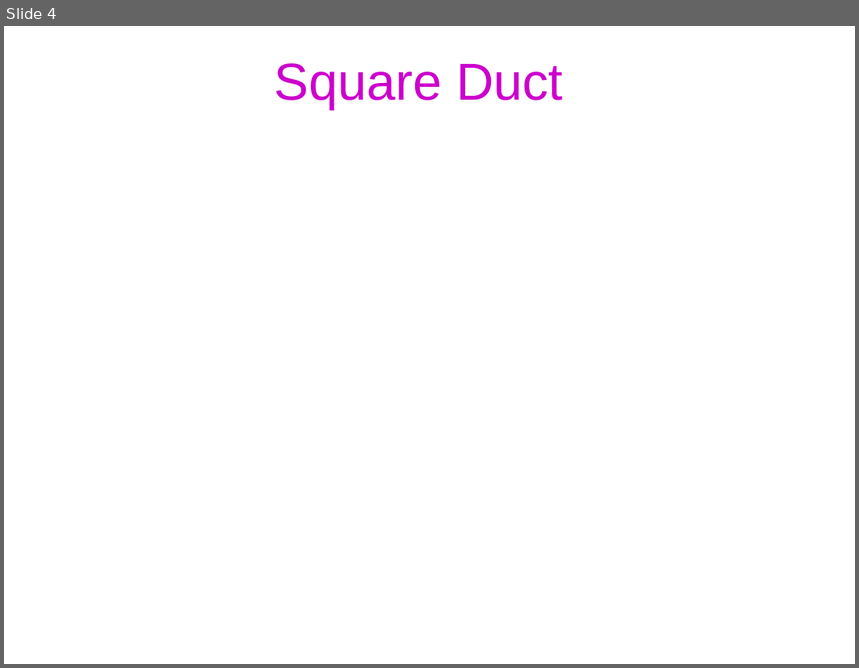
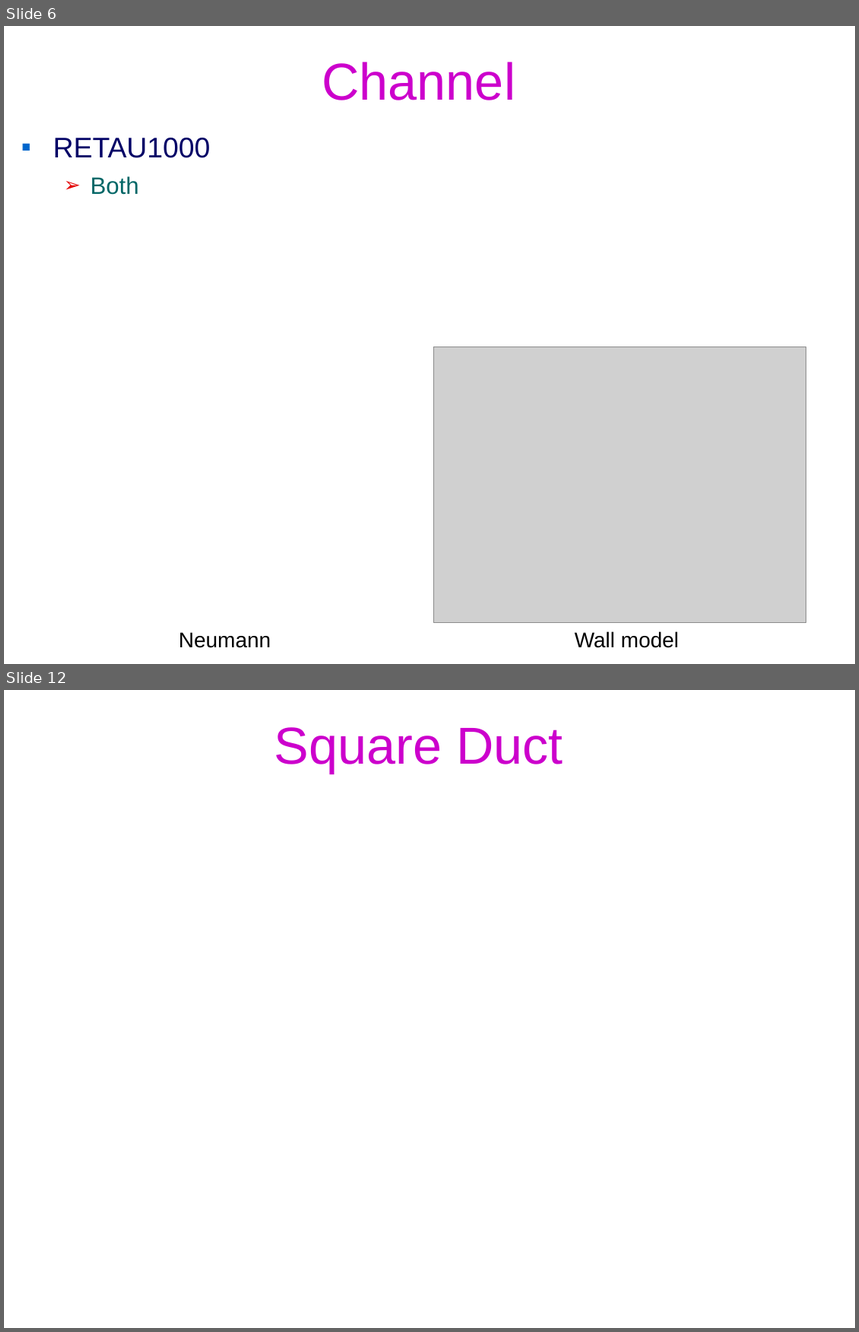
Before and after one commit to federicoVerolini/CaLES, a slide deck: docs/vv.pptx. Shown one above the other, each under a label of ours: slide 4 before the commit, slides 6 and 12 after it; the slides between them are not shown. The pictures are 859x668 and 859x1332 pixels, drawn with LibreOffice and Linux fonts; fonts in the diff are those of the drawing; grey boxes stand for pictures; background and template pictures are left out. Boxes give left, top, right and bottom in pixels: in the first picture for what was removed or moved away, otherwise in the second. Text is boxed around its words. In the diff, an @@ line names an element or a change of style, - is before the commit and + after.

```diff
--- a/docs/vv.pptx
+++ b/docs/vv.pptx
@@ slide 6 added at (4,26,855,664), background #FFFFFF @@
@@ title added at (322,62,515,100), 44 pt, text #CC00CC @@
+Channel
@@ text added at (53,138,211,195), 24 pt, text #000066 @@
+▪ RETAU1000
+  ➢ Both
@@ picture added at (434,347,807,623) @@
@@ text added at (179,632,271,648), 18 pt, text #000000 @@
+Neumann
@@ text added at (575,632,679,648), 18 pt, text #000000 @@
+Wall model
@@ what was slide 4 is now slide 12 @@
```
Also in this commit, not shown: 3 slides changed, 7 other slides added, 4 other files.
